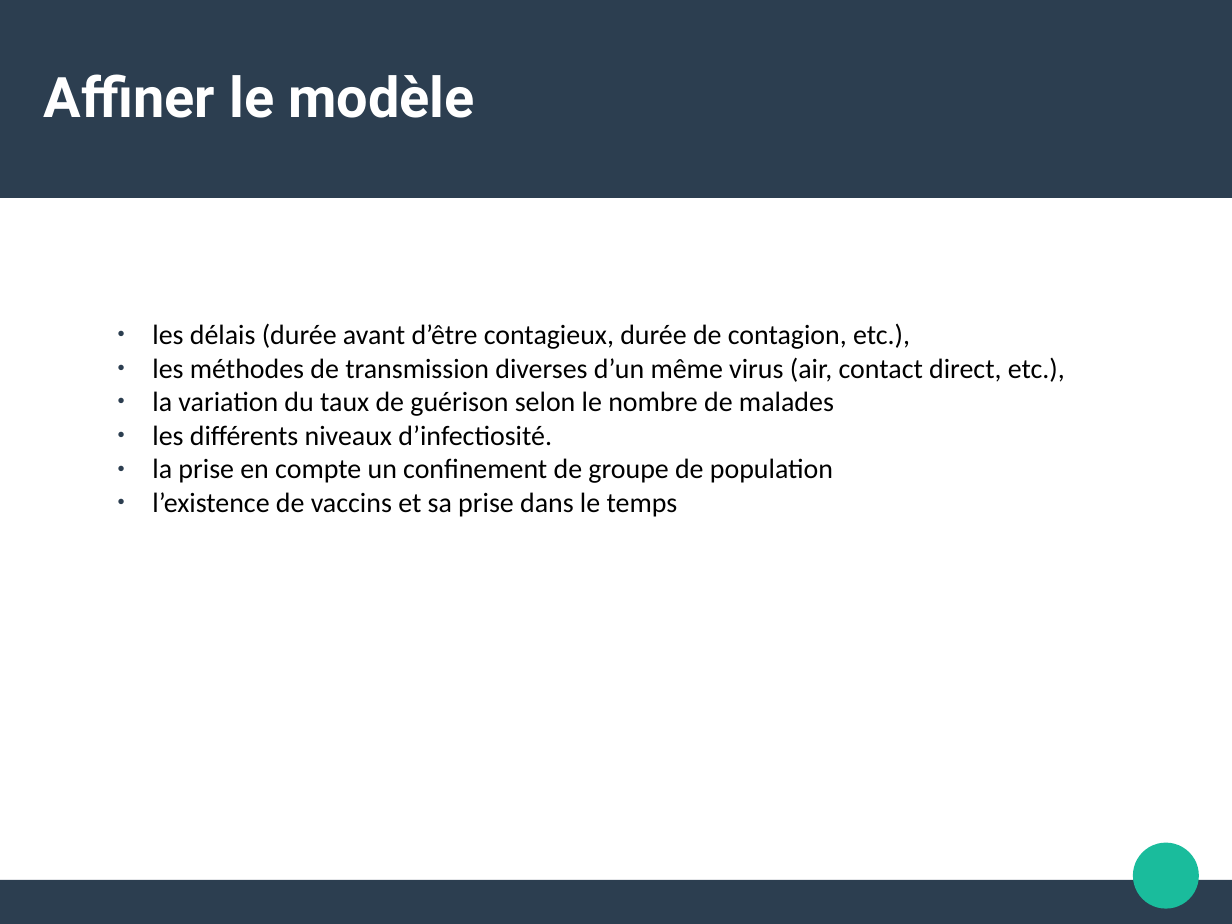
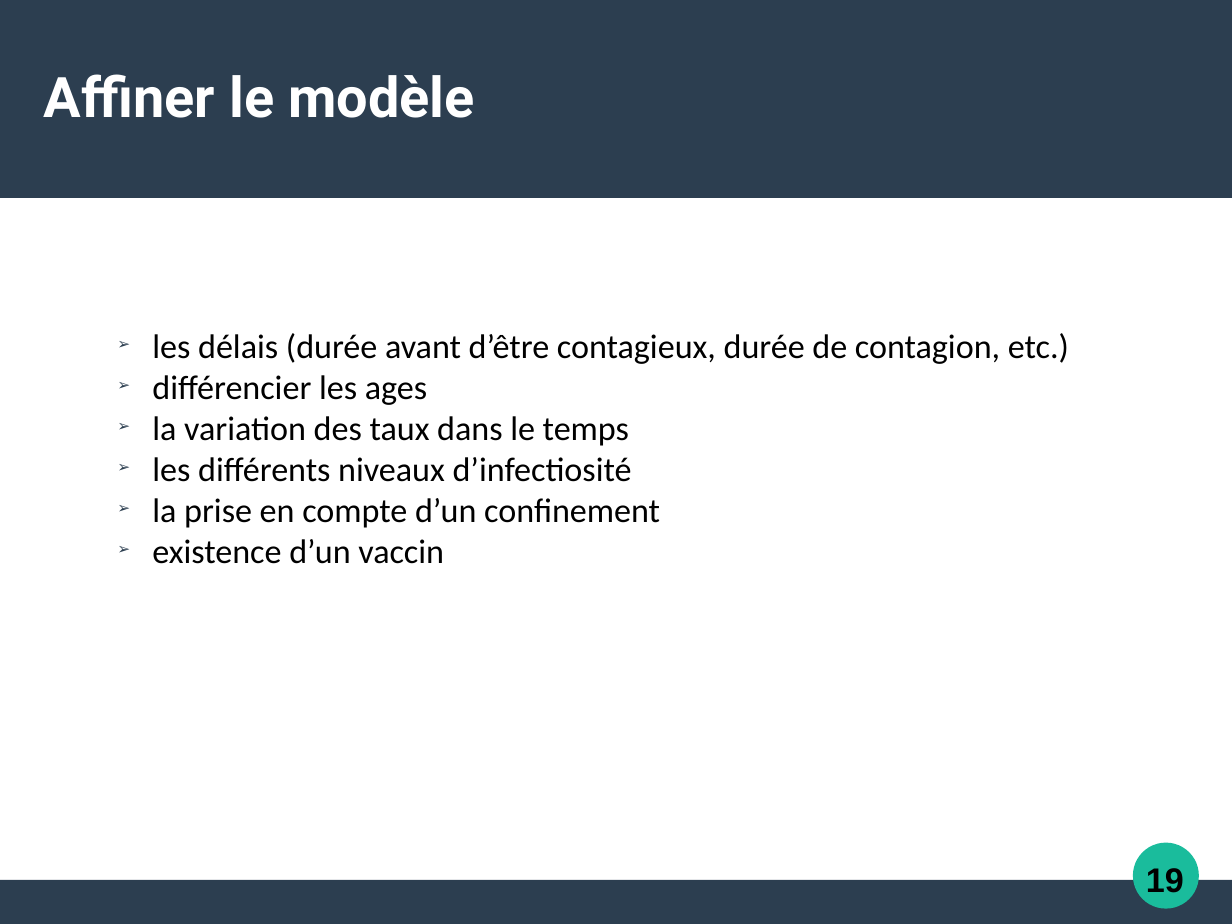
Before and after one commit to Alexia57/TIPE-2021-MP, a slide deck: slide 20 of Tipe_presentation.odp. Drawn at 1232x924 pixels with LibreOffice and Linux fonts; fonts in the diff are those of the drawing. Boxes give left, top, right and bottom in pixels: in the first picture for what was removed or moved away, otherwise in the second. Text is boxed around its words. In the diff, an @@ line names an element or a change of style, - is before the commit and + after.

```diff
--- a/Tipe_presentation.odp
+++ b/Tipe_presentation.odp
@@ text at (152, 333, 1069, 564): text changed; size 18 to 22 pt @@
-● les délais (durée avant d’être contagieux, durée de contagion, etc.),
-● les méthodes de transmission diverses d’un même virus (air, contact direct, etc.),
-● la variation du taux de guérison selon le nombre de malades
-● les différents niveaux d’infectiosité.
-● la prise en compte un confinement de groupe de population
-● l’existence de vaccins et sa prise dans le temps
+➢ les délais (durée avant d’être contagieux, durée de contagion, etc.)
+➢ différencier les ages
+➢ la variation des taux dans le temps
+➢ les différents niveaux d’infectiosité
+➢ la prise en compte d’un confinement
+➢ existence d’un vaccin
@@ text added at (1146, 868, 1184, 893), 22 pt, text #000000, bold @@
+19
```
Also in this commit, not shown: 7 other slides changed, 2 slides added, 6 slides removed, 11 other files.
